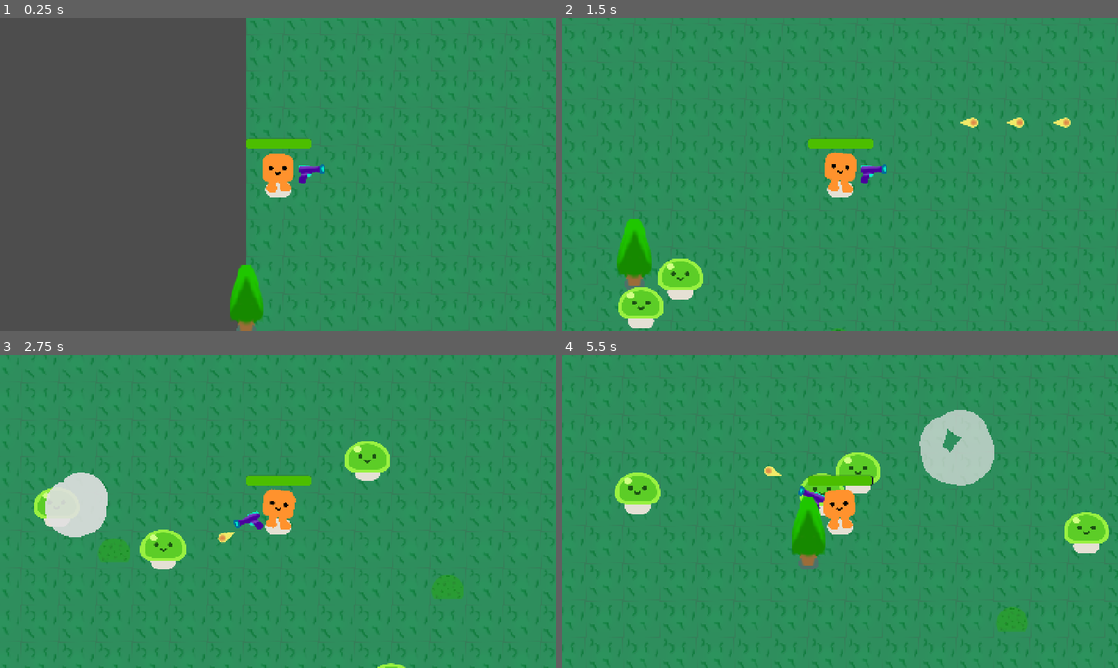
Above: before the commit, frames 1-4 (two rows, left to right).
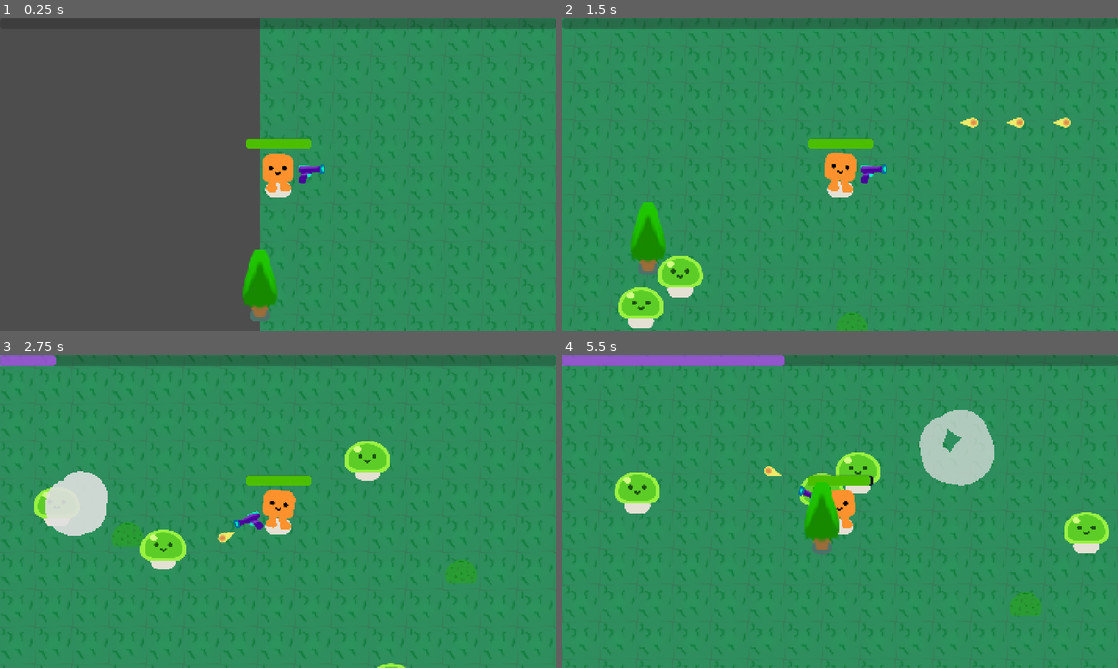
Above: after the commit, the same moments.

Repository: ProjectsOfJames/Survivor_like_V1-
Game: Godot game, scene res://survivors_game.tscn
Two runs of this game, one before a commit and one after it. Both use one fixed random seed, a clock stepped at 60 frames per second and the inputs below.
Inputs (mouse positions are in pixels of both pictures, inside the frame that each line leads up to):
- Up to frame 1 (0.25 s): no input
- Up to frame 2 (1.5 s): move the mouse to (962, 158) at 0.52 s; hold D (move_right) 0.53-1.28 s; click (962, 158) at 0.67 s; move the mouse to (728, 190) at 1.27 s; hold S (move_down) from 1.28 s (still down)
- Up to frame 3 (2.75 s): move the mouse to (333, 442) at 2.02 s; release S (move_down) at 2.03 s; hold D (move_right) from 2.03 s (still down)
- Up to frame 4 (5.5 s): move the mouse to (812, 574) at 2.77 s; release D (move_right) at 2.78 s; hold W (move_up) 2.78-3.53 s; click (812, 574) at 2.92 s; move the mouse to (1006, 558) at 3.52 s; hold A (move_left) 3.53-5.03 s; move the mouse to (673, 464) at 4.27 s; move the mouse to (867, 511) at 5.02 s; hold S (move_down) from 5.03 s (still down); click (867, 511) at 5.17 s

The runs differ from the first frame. In frame 1, 7.5% of the frame differs, in the area x 41-100%, y 0-100%; in frame 2, 10%; in frame 3, 9.3%; in frame 4, 10%, in the area x 0-100%, y 0-100%.

Commit message:
Added point system
- Added levelling
- Added points for mobs defeated
- Added visual progress bar of levelling

Diff:
--- a/mob.gd
+++ b/mob.gd
@@ -22,9 +22,10 @@
 	mob_health[mob_type] -= 1
 	%Slime.play_hurt()
 
-	if mob_health[mob_type] == 0:
+	if mob_health[mob_type] == 0: # Slime
 		queue_free()
 
+		Points.mobs_killed["slime"] += 1;
 		const SMOKE_EXPLOSION = preload("res://smoke_explosion/smoke_explosion.tscn")
 		var smoke = SMOKE_EXPLOSION.instantiate()
 		get_parent().add_child(smoke)
--- a/player.gd
+++ b/player.gd
@@ -2,9 +2,9 @@
 signal health_depleted
 
 var health = 100.0
-var kill_count = 0
 
 func _physics_process(delta: float) -> void:
+	# Movement
 	var direction = Input.get_vector("move_left", "move_right", "move_up", "move_down")
 	velocity = direction * 600
 	move_and_slide()
@@ -19,7 +19,8 @@
 	else:
 		%HappyBoo.scale.x = 1
 
-	const DAMAGE_RATE = 2.0
+	# Damage Calculations
+	const DAMAGE_RATE = 5.0
 	var overlapping_mobs = %HurtBox.get_overlapping_bodies()
 	if overlapping_mobs.size() > 0:
 		health -= DAMAGE_RATE * overlapping_mobs.size() * delta
--- /dev/null
+++ b/points.gd
@@ -0,0 +1,7 @@
+extends Node
+
+var mobs_killed = {
+	"slime" = 0,
+}
+
+var level = 1
--- a/project.godot
+++ b/project.godot
@@ -79,6 +79,10 @@
 config/features=PackedStringArray("4.6", "Forward Plus")
 config/icon="res://icon.png"
 
+[autoload]
+
+Points="*uid://bkwyqclq4oaif"
+
 [display]
 
 window/size/viewport_width=1440
--- a/survivors_game.gd
+++ b/survivors_game.gd
@@ -87,7 +87,6 @@
 						ground.set_cell(other_tiles_position[ot][op], 2, Vector2i(3, 2), 0)
 
 func _physics_process(_delta: float) -> void:
-
 	# Chunk loading / unloading
 	var world_size = ground.get_used_rect() as Rect2i
 	var world_size_start = world_size.position
@@ -105,6 +104,19 @@
 		load_chunk(world_size_start.x, world_size_start.y + 1)
 	elif player_position_negitive.y < world_size_start.y:
 		load_chunk(world_size_start.x, world_size_start.y - 1)
+
+	# points
+	var total_points = 0
+
+	for i in Points.mobs_killed:
+		total_points += Points.mobs_killed[i]
+
+	if total_points >= %Score.max_value:
+		%Score.min_value = %Score.max_value
+		Points.level += 1
+		%Score.max_value += 10 * Points.level
+
+	%Score.value = total_points
 
 func _input(event: InputEvent) -> void:
 	# Mouse wheel zoom
--- a/survivors_game.tscn
+++ b/survivors_game.tscn
@@ -24,6 +24,11 @@
 tile_size = Vector2i(96, 96)
 sources/0 = SubResource("TileSetAtlasSource_qqaft")
 
+[sub_resource type="StyleBoxFlat" id="StyleBoxFlat_l26od"]
+bg_color = Color(0.73333335, 0.30980393, 1, 0.7137255)
+corner_radius_top_right = 8
+corner_radius_bottom_right = 8
+
 [sub_resource type="Curve2D" id="Curve2D_l26od"]
 _data = {
 "points": PackedVector2Array(0, 0, 0, 0, -174, -176, 0, 0, 0, 0, 2199, -179, 0, 0, 0, 0, 2183, 1196, 0, 0, 0, 0, -178, 1199, 0, 0, 0, 0, -175, -175)
@@ -43,10 +48,29 @@
 tile_set = SubResource("TileSet_7jj1j")
 
 [node name="Player" parent="." unique_id=1970329060 instance=ExtResource("1_3cish")]
-position = Vector2(1043, 595)
+position = Vector2(720, 443)
 
 [node name="Camera2D" type="Camera2D" parent="Player" unique_id=722479153]
 position = Vector2(-1, -39)
+
+[node name="Score" type="ProgressBar" parent="Player/Camera2D" unique_id=1803693447]
+unique_name_in_owner = true
+z_index = 2
+anchors_preset = 12
+anchor_top = 1.0
+anchor_right = 1.0
+anchor_bottom = 1.0
+offset_left = -719.0
+offset_top = -404.0
+offset_right = 721.0
+offset_bottom = -377.0
+grow_horizontal = 2
+grow_vertical = 0
+size_flags_horizontal = 4
+size_flags_vertical = 4
+theme_override_styles/fill = SubResource("StyleBoxFlat_l26od")
+max_value = 10.0
+show_percentage = false
 
 [node name="Path2D" type="Path2D" parent="Player" unique_id=939752192]
 position = Vector2(-1043, -592)
Not shown, added: points.gd.uid
